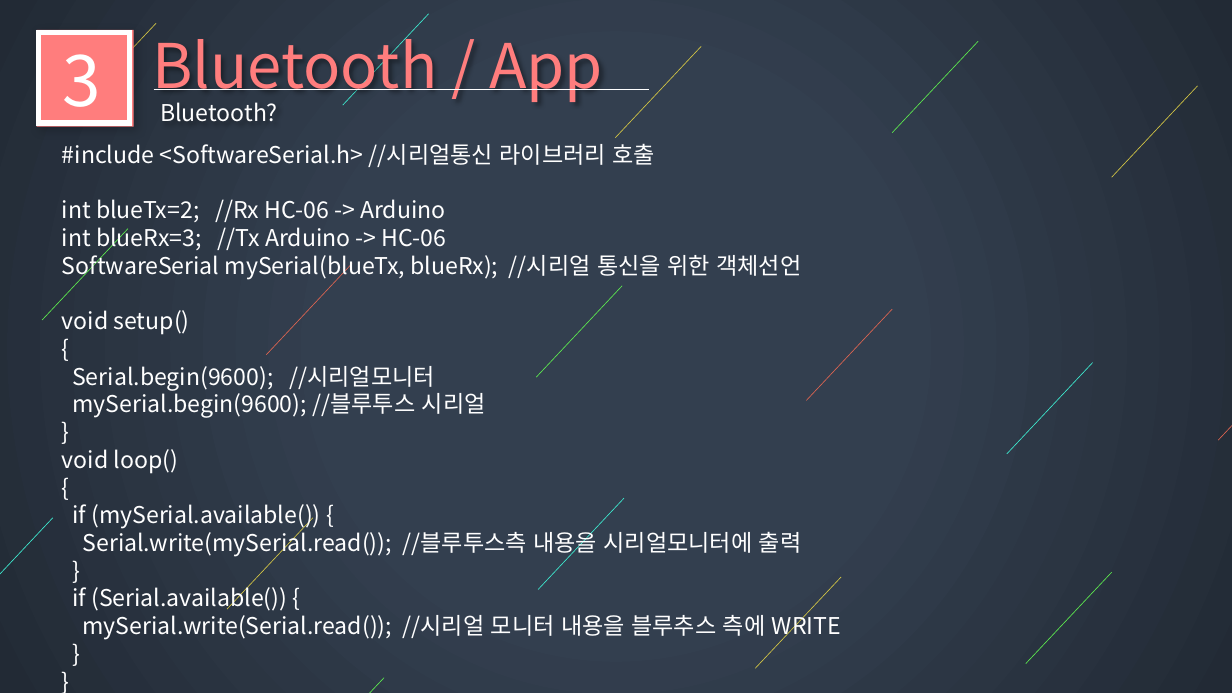
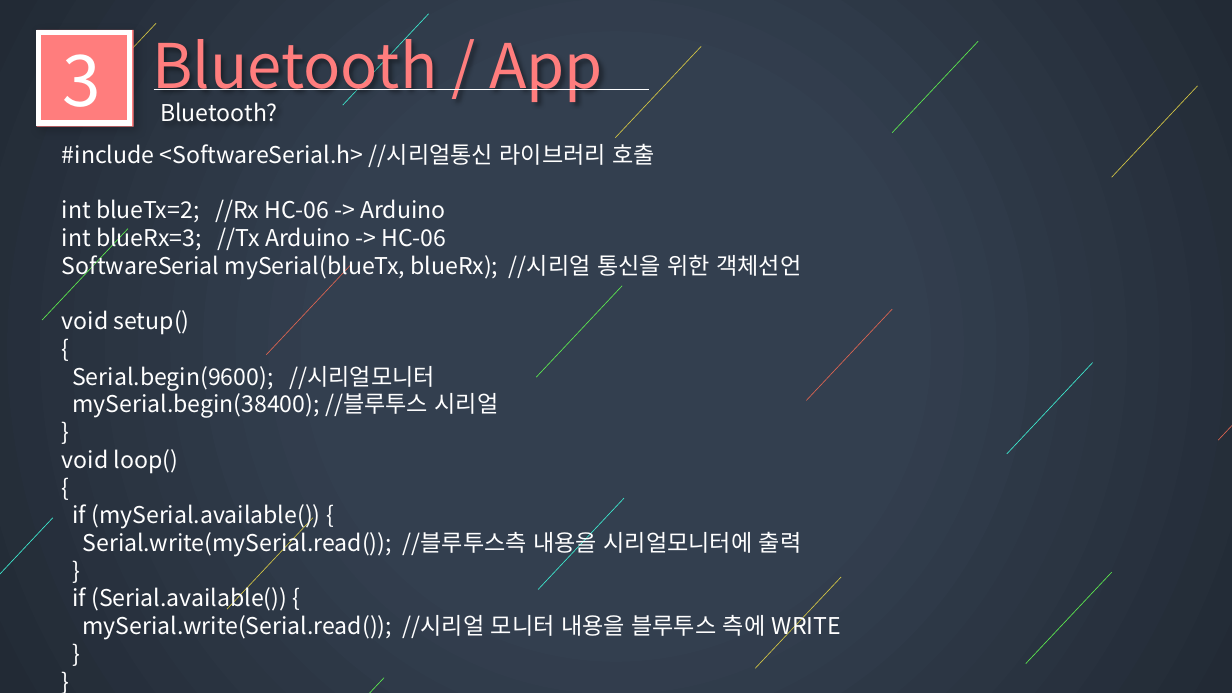
Before and after one commit to I-got-new-RC-car-bro/LecturePlan, a slide deck: slide 17 of lecture_plan/6차시/presentation/6차시 ppt.pptx (slide 18 before the commit). Drawn at 1232x693 pixels with LibreOffice and Linux fonts; fonts in the diff are those of the drawing; background and template pictures are left out. Boxes give left, top, right and bottom in pixels: in the first picture for what was removed or moved away, otherwise in the second. Text is boxed around its words. In the diff, an @@ line names an element or a change of style, - is before the commit and + after.

```diff
--- a/lecture_plan/6차시/presentation/6차시 ppt.pptx
+++ b/lecture_plan/6차시/presentation/6차시 ppt.pptx
@@ text at [72, 389, 499, 418]: text changed @@
-mySerial.begin(9600); //블루투스 시리얼
+mySerial.begin(38400); //블루투스 시리얼
@@ text at [83, 611, 841, 640]: text changed @@
-mySerial.write(Serial.read()); //시리얼 모니터 내용을 블루추스 측에 WRITE
+mySerial.write(Serial.read()); //시리얼 모니터 내용을 블루투스 측에 WRITE
```
Also in this commit, not shown: 7 other slides changed, 2 slides added, 1 slide removed, 3 other files.
